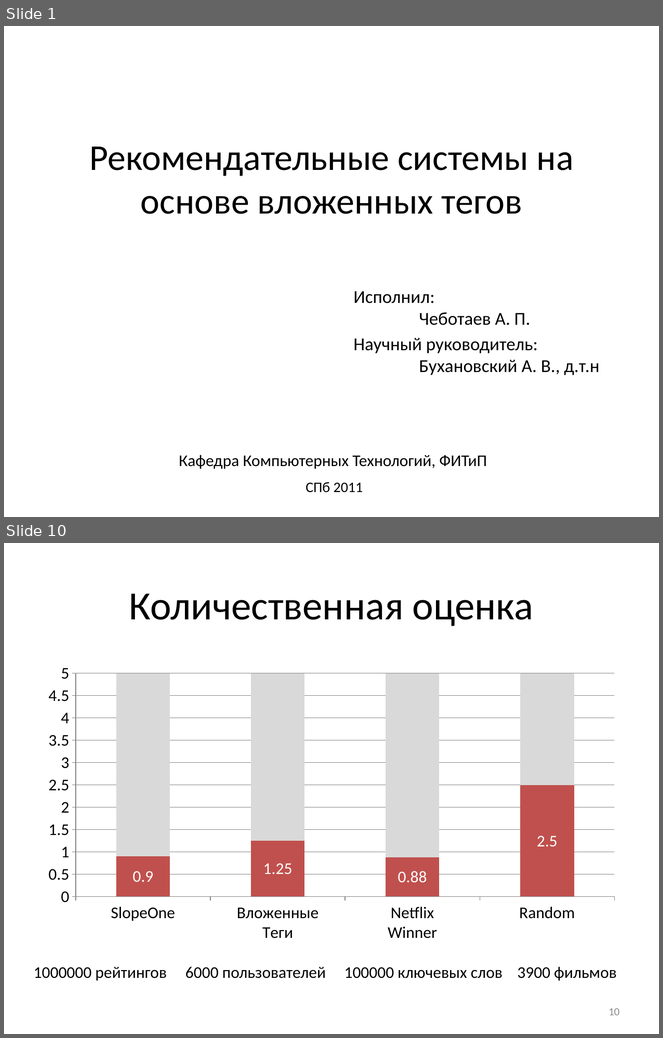
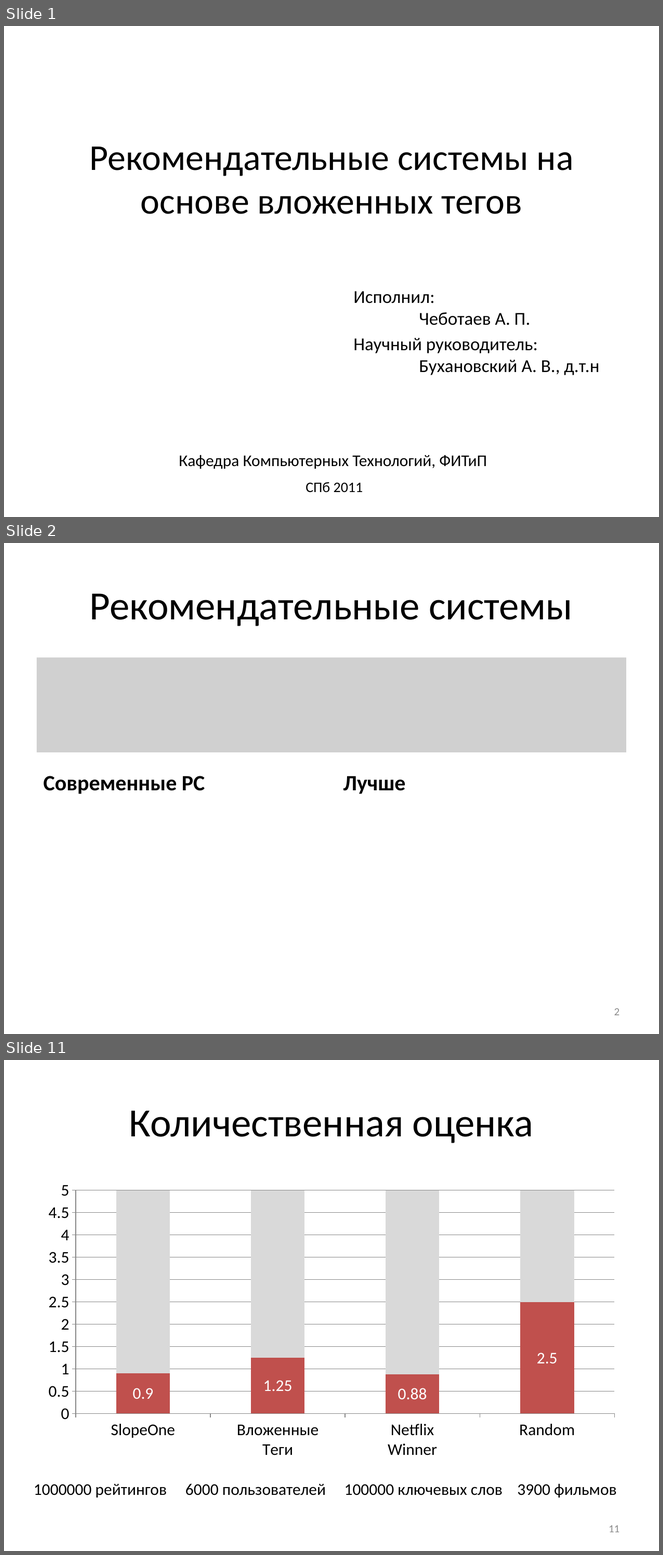
Before and after one commit to Otann/diploma, a slide deck: slides.pptx. Shown one above the other, each under a label of ours: slides 1 and 10 before the commit, slides 1, 2 and 11 after it; the slides between them are not shown. The pictures are 663x1038 and 663x1555 pixels, drawn with LibreOffice and Linux fonts; fonts in the diff are those of the drawing; grey boxes stand for pictures. Boxes give left, top, right and bottom in pixels: in the first picture for what was removed or moved away, otherwise in the second. Text is boxed around its words. In the diff, an @@ line names an element or a change of style, - is before the commit and + after.

```diff
--- a/slides.pptx
+++ b/slides.pptx
@@ slide 2 added at (4,543,659,1034), background #FFFFFF @@
@@ title added at (89,593,573,626), 44 pt, text #000000 @@
+Рекомендательные системы
@@ picture added at (37,657,626,753) @@
@@ text added at (44,776,205,794), 24 pt, text #000000, bold @@
+Современные РС
@@ text added at (344,776,406,794), 24 pt, text #000000, bold @@
+Лучше
@@ page number added at (614,1008,620,1016), 12 pt, text #8C8C8C @@
+2
@@ what was slide 10 is now slide 11 @@
@@ page number at (609,1525,620,1533): text changed @@
-10
+11
```
Also in this commit, not shown: 2 slides changed, 8 other slides added, 8 slides removed, 12 other files.
